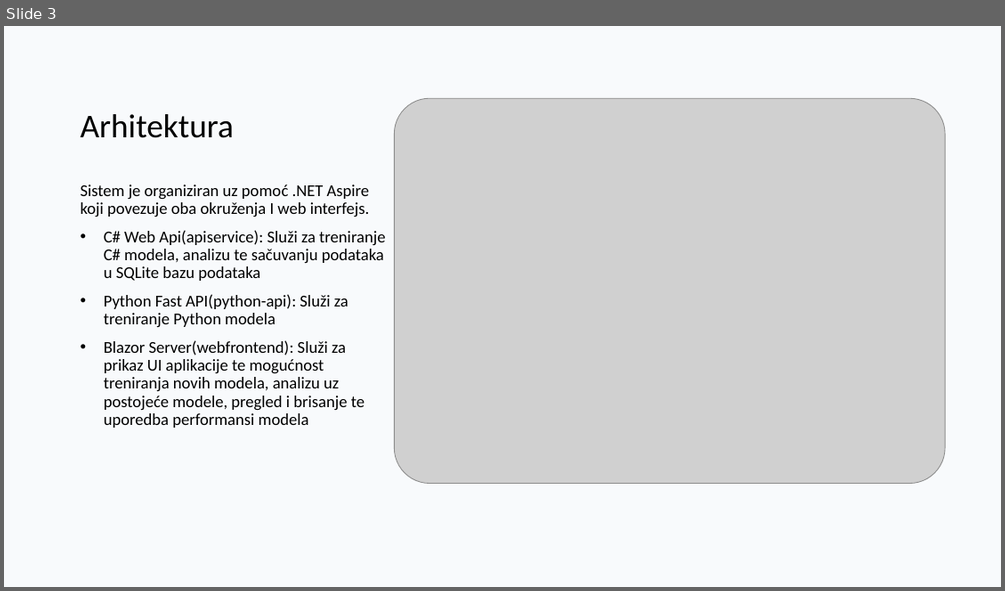
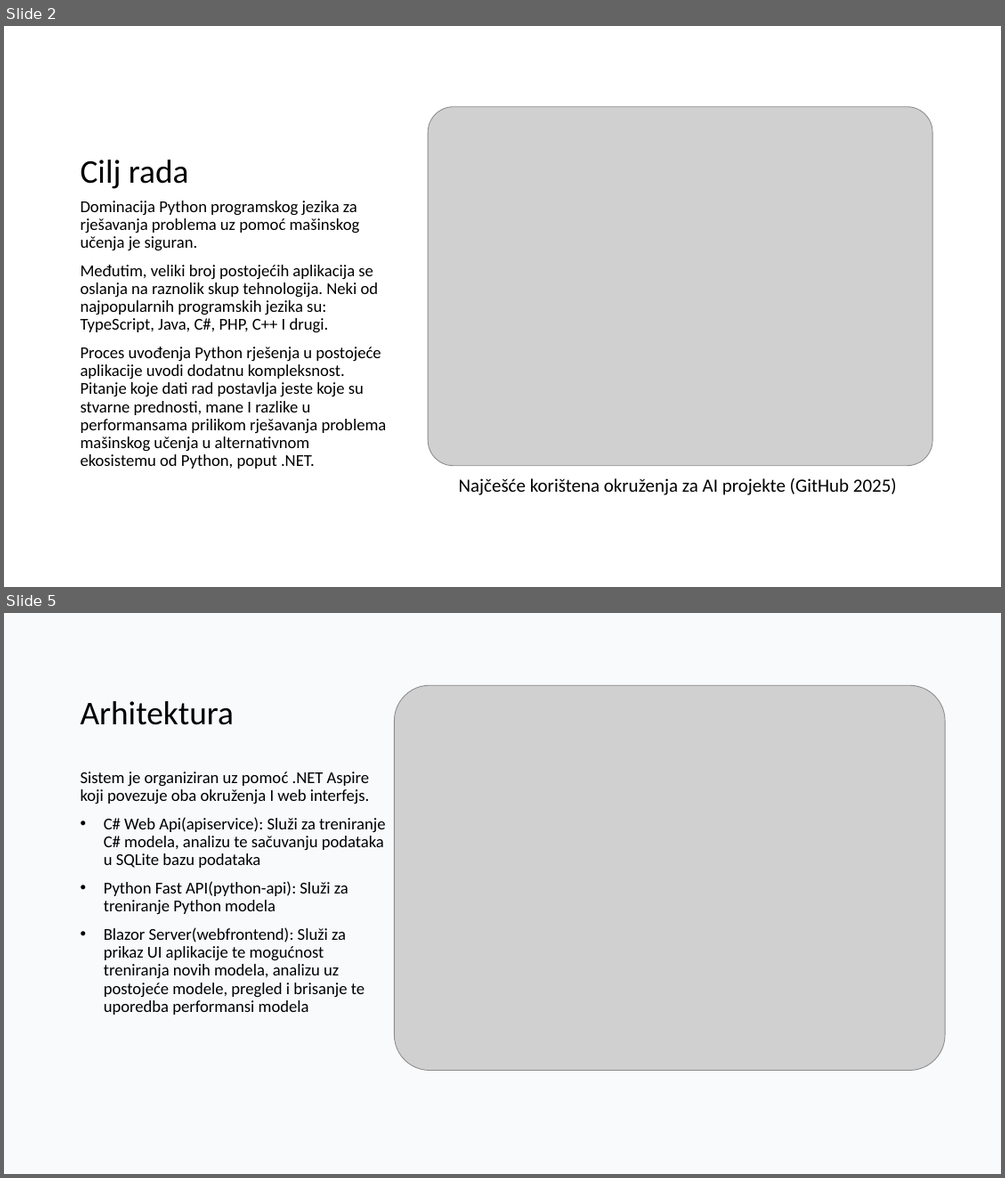
Before and after one commit to omarkurtovic/ml-dotnet-vs-python, a slide deck: Presentation/Komparativna analiza ML metodologija.pptx. Shown one above the other, each under a label of ours: slide 3 before the commit, slides 2 and 5 after it; the slides between them are not shown. The pictures are 1005x591 and 1005x1178 pixels, drawn with LibreOffice and Linux fonts; fonts in the diff are those of the drawing; grey boxes stand for pictures. Boxes give left, top, right and bottom in pixels: in the first picture for what was removed or moved away, otherwise in the second. Text is boxed around its words. In the diff, an @@ line names an element or a change of style, - is before the commit and + after.

```diff
--- a/Presentation/Komparativna analiza ML metodologija.pptx
+++ b/Presentation/Komparativna analiza ML metodologija.pptx
@@ slide 2 added at box(4, 26, 1001, 587), background #FFFFFF @@
@@ picture added at box(428, 107, 933, 466) @@
@@ title added at box(81, 160, 189, 189), 32 pt, text #000000 @@
+Cilj rada
@@ text added at box(81, 200, 387, 468), 16 pt, text #000000 @@
+Dominacija Python programskog jezika za rješavanja problema uz pomoć mašinskog učenja je siguran.
+Međutim, veliki broj postojećih aplikacija se oslanja na raznolik skup tehnologija. Neki od najpopularnih programskih jezika su: TypeScript, Java, C#, PHP, C++ I drugi.
+Proces uvođenja Python rješenja u postojeće aplikacije uvodi dodatnu kompleksnost.
+Pitanje koje dati rad postavlja jeste koje su stvarne prednosti, mane I razlike u performansama prilikom rješavanja problema mašinskog učenja u alternativnom ekosistemu od Python, poput .NET.
@@ text added at box(459, 478, 897, 495), 18 pt, text #000000 @@
+Najčešće korištena okruženja za AI projekte (GitHub 2025)
@@ what was slide 3 is now slide 5 @@
```
Also in this commit, not shown: 1 slide changed, 2 other slides added, 1 slide removed, 4 other files.
